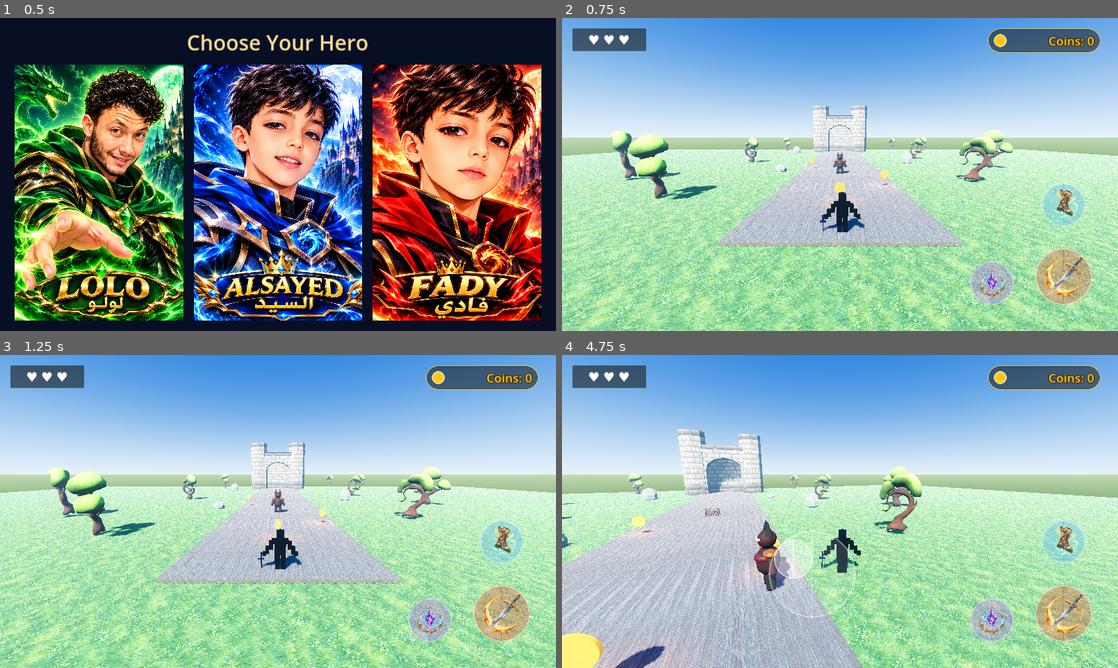
Above: before the commit, frames 1-4 (two rows, left to right).
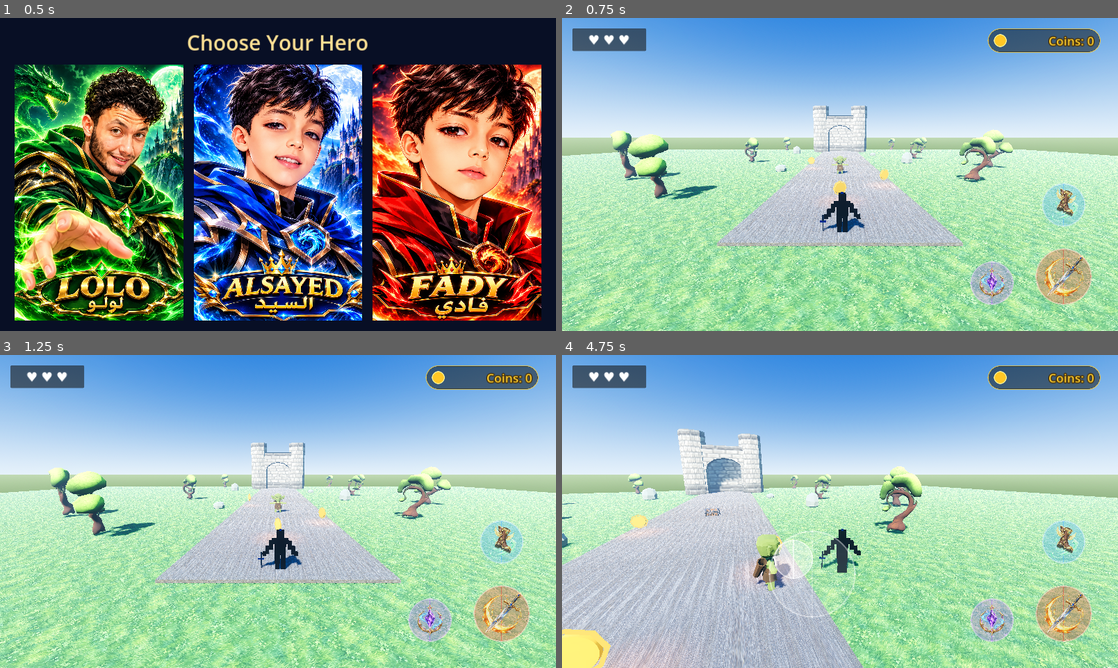
Above: after the commit, the same moments.

Repository: lolofadywaleed-hash/LostTreasureKingdom-Final
Game: Godot game, scene res://scenes/character_select.tscn
The game is run twice, just before and just after one commit, with the same random seed, the same clock (stepped at 60 frames per second) and the same inputs.
Inputs (mouse positions are in pixels of both pictures, inside the frame that each line leads up to):
- Up to frame 1 (0.5 s): no input
- Up to frame 2 (0.75 s): click (662, 193) at 0.5 s
- Up to frame 3 (1.25 s): no input
- Up to frame 4 (4.75 s): click (1062, 542) at 1.25 s; move the mouse to (962, 495) at 2.02 s; hold D (move_right) 2.03-2.75 s; click (962, 495) at 2.17 s; tap Space (jump) at 2.27 s; drag from (728, 527) to (812, 574) at 2.77 s; move the mouse to (895, 442) at 3.52 s; hold D (move_right) 3.53-4.25 s; drag from (812, 574) to (673, 464) at 4.27 s

Frame 1 is identical in both runs. In frame 2, 0.2% of the frame differs, in the area x 44-59%, y 42-59%; in frame 3, 0.1%; in frame 4, 1.4%, in the area x 0-42%, y 50-100%.

Commit message:
feat: add goblin visuals and upgrade validation tests

Diff:
--- a/scripts/coin.gd
+++ b/scripts/coin.gd
@@ -8,6 +8,9 @@
 var _collected := false
 var _base_y := 0.0
 var _time := 0.0
+var _gold_material: StandardMaterial3D
+var _halo_material: StandardMaterial3D
+var _coin_light: OmniLight3D
 
 func _ready() -> void:
 	collision_layer = 0
@@ -34,15 +37,35 @@
 		gold.emission_enabled = true
 		gold.emission = Color(0.6, 0.4, 0.0, 1.0)
 		gold.emission_energy_multiplier = 1.1
+		_gold_material = gold
 		coin_mesh.material_override = gold
+		coin_mesh.cast_shadow = GeometryInstance3D.SHADOW_CASTING_SETTING_OFF
 		add_child(coin_mesh)
-		var coin_light := OmniLight3D.new()
-		coin_light.name = "CoinGlow"
-		coin_light.light_color = Color(1.0, 0.68, 0.12, 1.0)
-		coin_light.light_energy = 0.45
-		coin_light.omni_range = 2.2
-		coin_light.shadow_enabled = false
-		add_child(coin_light)
+		var halo := MeshInstance3D.new()
+		halo.name = "CoinHalo"
+		var halo_mesh := TorusMesh.new()
+		halo_mesh.inner_radius = 0.39
+		halo_mesh.outer_radius = 0.46
+		halo_mesh.rings = 8
+		halo_mesh.ring_segments = 16
+		halo.mesh = halo_mesh
+		halo.rotation_degrees.x = 90.0
+		halo.cast_shadow = GeometryInstance3D.SHADOW_CASTING_SETTING_OFF
+		_halo_material = StandardMaterial3D.new()
+		_halo_material.albedo_color = Color(1.0, 0.73, 0.2, 0.78)
+		_halo_material.emission_enabled = true
+		_halo_material.emission = Color(1.0, 0.5, 0.08)
+		_halo_material.emission_energy_multiplier = 0.65
+		_halo_material.shading_mode = BaseMaterial3D.SHADING_MODE_UNSHADED
+		halo.material_override = _halo_material
+		add_child(halo)
+		_coin_light = OmniLight3D.new()
+		_coin_light.name = "CoinGlow"
+		_coin_light.light_color = Color(1.0, 0.68, 0.12, 1.0)
+		_coin_light.light_energy = 0.45
+		_coin_light.omni_range = 2.2
+		_coin_light.shadow_enabled = false
+		add_child(_coin_light)
 
 	if get_node_or_null("CollisionShape3D") == null:
 		var collision := CollisionShape3D.new()
@@ -58,6 +81,13 @@
 	_time += delta
 	rotate_y(spin_speed * delta)
 	position.y = _base_y + sin(_time * bob_speed) * bob_height
+	var shimmer := 0.72 + 0.55 * (0.5 + 0.5 * sin(_time * 4.2))
+	if _gold_material != null:
+		_gold_material.emission_energy_multiplier = shimmer
+	if _halo_material != null:
+		_halo_material.emission_energy_multiplier = 0.42 + shimmer * 0.38
+	if _coin_light != null:
+		_coin_light.light_energy = 0.24 + shimmer * 0.2
 
 func _on_body_entered(body: Node3D) -> void:
 	if _collected or not body.has_method("add_coins"):
@@ -65,4 +95,13 @@
 	_collected = true
 	set_deferred("monitoring", false)
 	body.call("add_coins", value)
-	queue_free()
+	var pickup_tween := create_tween()
+	pickup_tween.set_parallel(true)
+	var coin_mesh := get_node_or_null("CoinMesh") as Node3D
+	var halo := get_node_or_null("CoinHalo") as Node3D
+	if coin_mesh != null:
+		pickup_tween.tween_property(coin_mesh, "scale", Vector3.ZERO, 0.15)
+	if halo != null:
+		pickup_tween.tween_property(halo, "scale", Vector3.ZERO, 0.15)
+	pickup_tween.tween_property(self, "position:y", position.y + 0.28, 0.15)
+	pickup_tween.chain().tween_callback(queue_free)
--- a/scripts/enemy.gd
+++ b/scripts/enemy.gd
@@ -1,6 +1,7 @@
 extends CharacterBody3D
-## Mobile fantasy enemy with a procedural low-poly silhouette.
-## Replace the generated visual with a licensed GLB later without changing its AI API.
+## Mobile fantasy enemy; keeps the existing AI/combat API and prefers a licensed Goblin model.
+
+const GOBLIN_MODEL_PATH := "res://assets/models/goblin-archer/GoblinPack_Free/glTF/Characters/Goblin_Archer.gltf"
 
 @export var move_speed: float = 2.2
 @export var gravity: float = 18.0
@@ -9,6 +10,7 @@
 @export var attack_damage: int = 1
 @export var attack_cooldown: float = 1.4
 @export var max_health: int = 3
+@export var model_scale: float = 2.0
 
 var _health: int
 var _player: Node3D
@@ -16,6 +18,9 @@
 var _visual_root: Node3D
 var _visual_time := 0.0
 var _visual_base_y := 0.0
+var _hit_flash_materials: Array[StandardMaterial3D] = []
+var _hit_flash_base_states: Array[Dictionary] = []
+var _hit_flash_tween: Tween
 
 
 func _ready() -> void:
@@ -23,6 +28,7 @@
 	_health = max_health
 	_ensure_collision()
 	_build_enemy_visual()
+	_cache_hit_flash_materials()
 	_add_hit_vfx()
 	_player = get_tree().get_first_node_in_group("player") as Node3D
 	if _player == null:
@@ -50,6 +56,20 @@
 	_visual_root.name = "Visual"
 	add_child(_visual_root)
 	_visual_base_y = 0.0
+	var goblin_scene := load(GOBLIN_MODEL_PATH) as PackedScene
+	if goblin_scene != null:
+		var goblin_model := goblin_scene.instantiate() as Node3D
+		if goblin_model != null:
+			goblin_model.name = "GoblinArcher"
+			goblin_model.scale = Vector3.ONE * model_scale
+			_visual_root.add_child(goblin_model)
+			var model_bounds := _model_aabb(goblin_model)
+			if model_bounds.size.y > 0.001:
+				goblin_model.position.y = -model_bounds.position.y * model_scale
+			return
+		push_warning("Goblin model could not be instantiated; using the procedural fallback.")
+	else:
+		push_warning("Goblin model failed to load; using the procedural fallback.")
 
 	var armor := _make_material(Color(0.19, 0.055, 0.075), 0.22, 0.72)
 	var armor_light := _make_material(Color(0.38, 0.09, 0.11), 0.35, 0.55)
@@ -113,6 +133,80 @@
 	leg.radial_segments = 7
 	_add_part("LeftLeg", leg, horn_material, Vector3(-0.21, 0.43, 0))
 	_add_part("RightLeg", leg, horn_material, Vector3(0.21, 0.43, 0))
+
+
+func _model_aabb(root_node: Node3D) -> AABB:
+	var result := AABB()
+	var found := false
+	for node in root_node.find_children("*", "MeshInstance3D", true, false):
+		var mesh_instance := node as MeshInstance3D
+		if mesh_instance.mesh == null:
+			continue
+		var relative_transform := root_node.global_transform.affine_inverse() * mesh_instance.global_transform
+		var mesh_bounds: AABB = relative_transform * mesh_instance.get_aabb()
+		if found:
+			result = result.merge(mesh_bounds)
+		else:
+			result = mesh_bounds
+			found = true
+	return result
+
+
+func _cache_hit_flash_materials() -> void:
+	_hit_flash_materials.clear()
+	_hit_flash_base_states.clear()
+	if _visual_root == null:
+		return
+	for node in _visual_root.find_children("*", "MeshInstance3D", true, false):
+		var mesh_instance := node as MeshInstance3D
+		if mesh_instance.mesh == null:
+			continue
+		if mesh_instance.material_override is StandardMaterial3D:
+			_cache_hit_flash_material(mesh_instance.material_override as StandardMaterial3D, mesh_instance)
+			continue
+		for surface in range(mesh_instance.mesh.get_surface_count()):
+			var active_material := mesh_instance.get_active_material(surface) as StandardMaterial3D
+			if active_material != null:
+				_cache_hit_flash_material(active_material, mesh_instance, surface)
+
+
+func _cache_hit_flash_material(source: StandardMaterial3D, mesh_instance: MeshInstance3D, surface: int = -1) -> void:
+	var material_copy := source.duplicate() as StandardMaterial3D
+	if material_copy == null:
+		return
+	if surface < 0:
+		mesh_instance.material_override = material_copy
+	else:
+		mesh_instance.set_surface_override_material(surface, material_copy)
+	_hit_flash_materials.append(material_copy)
+	_hit_flash_base_states.append({
+		"emission_enabled": material_copy.emission_enabled,
+		"emission": material_copy.emission,
+		"energy": material_copy.emission_energy_multiplier,
+	})
+
+
+func _flash_hit() -> void:
+	if _hit_flash_materials.is_empty():
+		return
+	if _hit_flash_tween != null and _hit_flash_tween.is_valid():
+		_hit_flash_tween.kill()
+	for material in _hit_flash_materials:
+		material.emission_enabled = true
+		material.emission = Color(1.0, 0.28, 0.12)
+		material.emission_energy_multiplier = 1.35
+	_hit_flash_tween = create_tween()
+	_hit_flash_tween.tween_interval(0.11)
+	_hit_flash_tween.tween_callback(_restore_hit_flash)
+
+
+func _restore_hit_flash() -> void:
+	for index in range(_hit_flash_materials.size()):
+		var material := _hit_flash_materials[index]
+		var state := _hit_flash_base_states[index]
+		material.emission_enabled = state["emission_enabled"]
+		material.emission = state["emission"]
+		material.emission_energy_multiplier = state["energy"]
 
 
 func _make_material(color: Color, metallic: float, roughness: float, emission: Color = Color.BLACK, emission_energy: float = 0.0) -> StandardMaterial3D:
@@ -183,7 +277,7 @@
 func _add_hit_vfx() -> void:
 	if get_node_or_null("HitSparks") != null:
 		return
-	var sparks := GPUParticles3D.new()
+	var sparks := CPUParticles3D.new()
 	sparks.name = "HitSparks"
 	sparks.amount = 18
 	sparks.lifetime = 0.38
@@ -191,21 +285,19 @@
 	sparks.explosiveness = 1.0
 	sparks.emitting = false
 	sparks.position.y = 1.0
-	var process_material := ParticleProcessMaterial.new()
-	process_material.direction = Vector3(0.0, 1.0, 0.0)
-	process_material.spread = 180.0
-	process_material.initial_velocity_min = 1.2
-	process_material.initial_velocity_max = 3.0
-	process_material.gravity = Vector3(0.0, -5.0, 0.0)
-	process_material.scale_min = 0.045
-	process_material.scale_max = 0.11
-	sparks.process_material = process_material
+	sparks.direction = Vector3(0.0, 1.0, 0.0)
+	sparks.spread = 180.0
+	sparks.initial_velocity_min = 1.2
+	sparks.initial_velocity_max = 3.0
+	sparks.gravity = Vector3(0.0, -5.0, 0.0)
+	sparks.scale_amount_min = 0.045
+	sparks.scale_amount_max = 0.11
 	var spark_mesh := SphereMesh.new()
 	spark_mesh.radius = 0.06
 	spark_mesh.height = 0.12
 	var spark_material := _make_material(Color(1.0, 0.48, 0.12), 0.0, 0.25, Color(1.0, 0.22, 0.04), 2.0)
 	spark_mesh.material = spark_material
-	sparks.draw_pass_1 = spark_mesh
+	sparks.mesh = spark_mesh
 	add_child(sparks)
 
 
@@ -232,7 +324,8 @@
 		return
 	_health = maxi(0, _health - amount)
 	_show_damage(amount)
-	var sparks := get_node_or_null("HitSparks") as GPUParticles3D
+	_flash_hit()
+	var sparks := get_node_or_null("HitSparks") as CPUParticles3D
 	if sparks != null:
 		sparks.restart()
 		sparks.emitting = true
--- /dev/null
+++ b/tests/visual_upgrade_test.gd
@@ -0,0 +1,66 @@
+extends SceneTree
+
+func _initialize() -> void:
+	call_deferred("_run")
+
+func _run() -> void:
+	var main_scene := load("res://scenes/main.tscn") as PackedScene
+	assert(main_scene != null, "Main scene should load")
+	var game := main_scene.instantiate()
+	root.add_child(game)
+	current_scene = game
+	await process_frame
+
+	var visuals := game.get_node("EnvironmentVisuals")
+	assert(visuals.get_child_count() >= 14, "Environment should contain real tree/rock models")
+	var castle_collision := game.get_node("Castle/CastleCollision/CollisionShape3D") as CollisionShape3D
+	assert(castle_collision.shape is BoxShape3D, "Castle collision must remain present")
+	var tree_collision_count := 0
+	var rock_collision_count := 0
+	for body in visuals.get_children():
+		if body is StaticBody3D:
+			var collision := body.get_node_or_null("TrunkCollision") as CollisionShape3D
+			if collision != null and collision.shape != null:
+				tree_collision_count += 1
+			collision = body.get_node_or_null("RockCollision") as CollisionShape3D
+			if collision != null and collision.shape is BoxShape3D:
+				rock_collision_count += 1
+	assert(tree_collision_count >= 8, "Trees should have trunk collision")
+	assert(rock_collision_count >= 4, "Rocks should have collision")
+	var first_tree := visuals.get_node("TreeWestNear/Visual") as MeshInstance3D
+	assert(first_tree.material_override is StandardMaterial3D, "Tree should use a mobile-friendly material override")
+	assert(first_tree.material_override.albedo_texture != null, "Tree should retain its detailed atlas texture")
+
+	var enemy := game.get_node("Enemy") as CharacterBody3D
+	var goblin := enemy.get_node_or_null("Visual/GoblinArcher") as Node3D
+	assert(goblin != null, "Enemy should use the imported Goblin Archer model")
+	assert(not goblin.find_children("*", "MeshInstance3D", true, false).is_empty(), "Goblin should contain visible meshes")
+
+	var hud := game.get_node("MobileHUD")
+	for node_path in ["Root/AttackButton/Icon", "Root/JumpButton/Icon", "Root/SkillButton/Icon"]:
+		var icon := hud.get_node(node_path) as TextureRect
+		assert(icon.texture != null, "HUD icon texture must load: " + node_path)
+
+	var audio := game.get_node("AudioManager")
+	for node_path in ["Music", "AttackSFX", "CoinSFX", "SkillSFX"]:
+		var player := audio.get_node(node_path) as AudioStreamPlayer
+		assert(player.stream != null, "Audio stream must load: " + node_path)
+	assert(audio.get_node("Music").playing, "Fantasy BGM should start with the scene")
+	var player := game.get_node("Player") as CharacterBody3D
+	player.attacked.emit()
+	player.skill_used.emit()
+	assert(audio.get_node("AttackSFX").playing, "Attack signal should trigger its SFX")
+	assert(audio.get_node("SkillSFX").playing, "Skill signal should trigger its SFX")
+
+	var coin := game.get_node("Collectibles/Coin1") as Area3D
+	var initial_coins: int = player.coins_collected
+	coin._on_body_entered(player)
+	assert(player.coins_collected == initial_coins + 1, "Coin pickup should preserve player currency logic")
+	assert(audio.get_node("CoinSFX").playing, "Coin collection should trigger its SFX")
+	await physics_frame
+	assert(not coin.monitoring, "Collected coin should stop detecting bodies immediately")
+	await create_timer(0.22).timeout
+	assert(not is_instance_valid(coin), "Picked-up coin should animate out and be removed")
+
+	print("Visual upgrade test passed: environment meshes/collisions, castle collision, Goblin, HUD icons, audio, coin pickup")
+	quit()
Binary file added: assets/models/goblin-archer/GoblinPack_Free/glTF/Characters/Goblin_Archer.bin
Not shown, added: assets/models/goblin-archer/GoblinPack_Free/glTF/Characters/Goblin_Archer.gltf
Not shown, added: assets/models/goblin-archer/GoblinPack_Free/glTF/Characters/Goblin_Archer.gltf.import
Binary file added: assets/models/goblin-archer/GoblinPack_Free/glTF/Characters/T_Goblin.png
Not shown, added: assets/models/goblin-archer/GoblinPack_Free/glTF/Characters/T_Goblin.png.import
